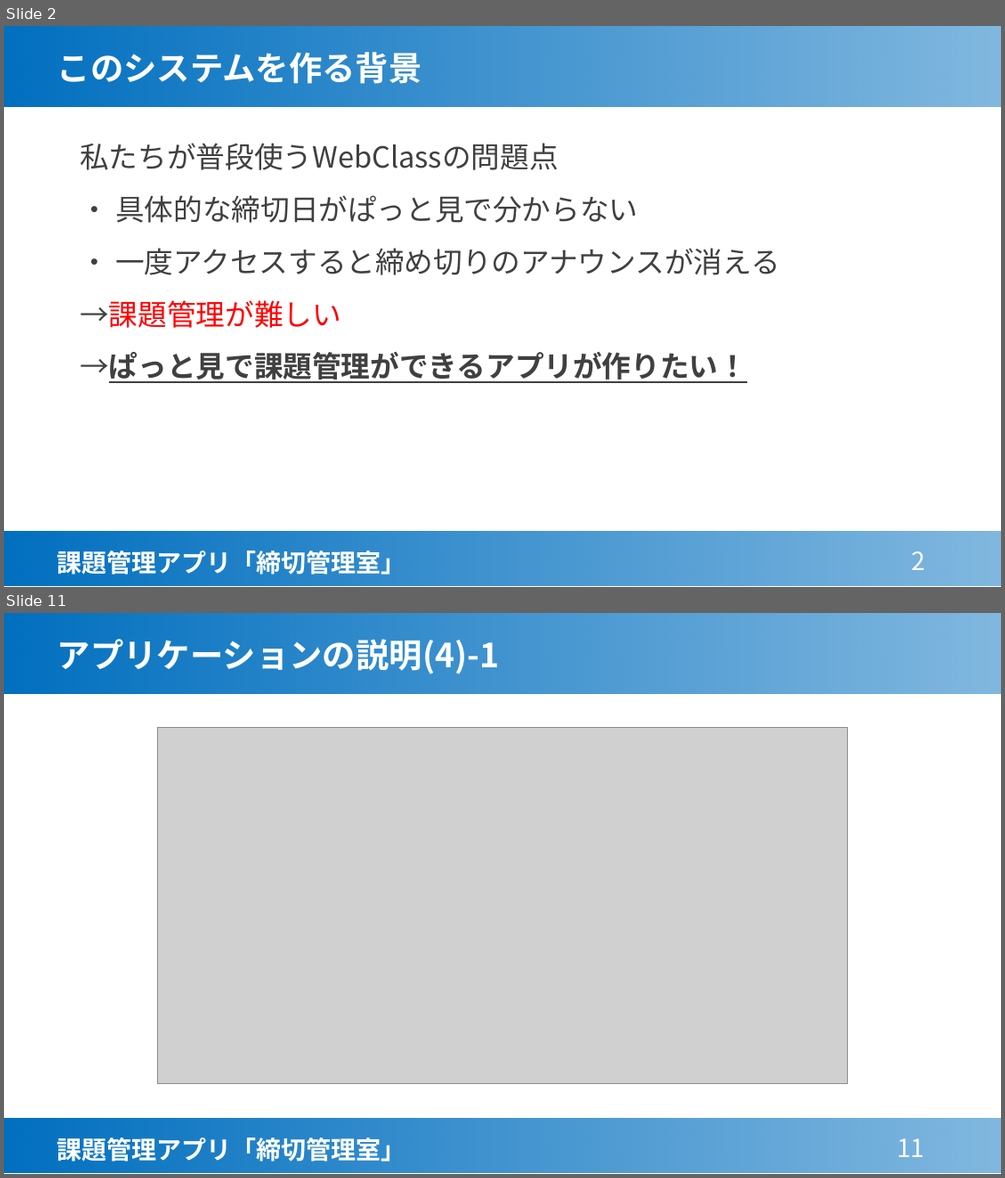
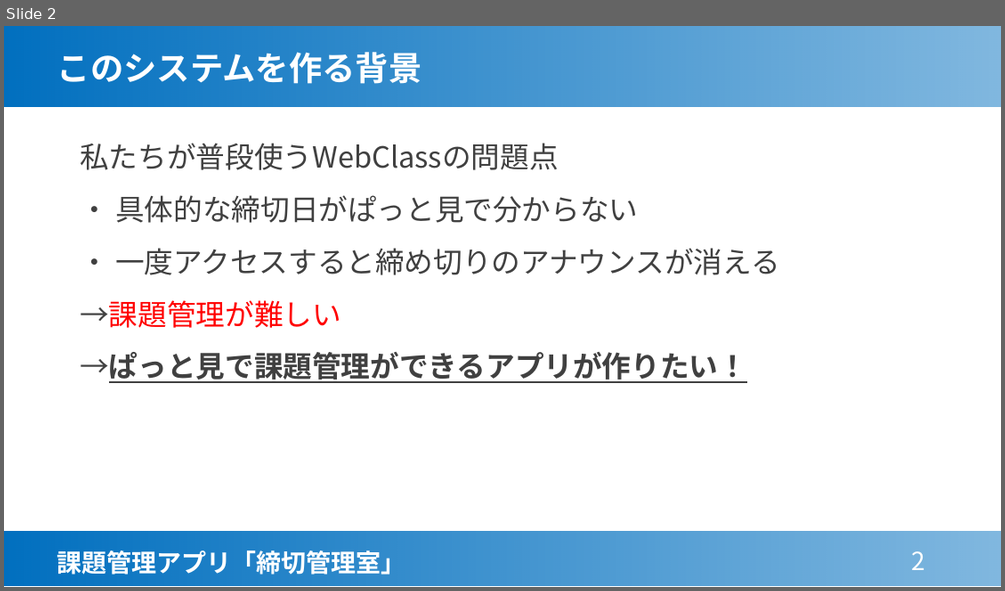
Before and after one commit to takumi-0623/database, a slide deck: RTA.pptx. Shown one above the other, each under a label of ours: slides 2 and 11 before the commit, slide 2 after it; the slides between them are not shown. The pictures are 1005x1178 and 1005x591 pixels, drawn with LibreOffice and Linux fonts; fonts in the diff are those of the drawing; grey boxes stand for pictures. Boxes give left, top, right and bottom in pixels: in the first picture for what was removed or moved away, otherwise in the second. Text is boxed around its words. In the diff, an @@ line names an element or a change of style, - is before the commit and + after.

```diff
--- a/RTA.pptx
+++ b/RTA.pptx
@@ slide 11 removed at box(4, 613, 1001, 1174), background #FFFFFF @@
@@ title removed at box(4, 613, 1001, 693) @@
-アプリケーションの説明(4)-1
@@ picture removed at box(157, 728, 847, 1083) @@
@@ rectangle removed at box(4, 1119, 1001, 1173) @@
-課題管理アプリ「締切管理室」
@@ page number removed at box(897, 1138, 924, 1157) @@
-11
```
Also in this commit, not shown: 4 slides changed, 5 other slides removed.
